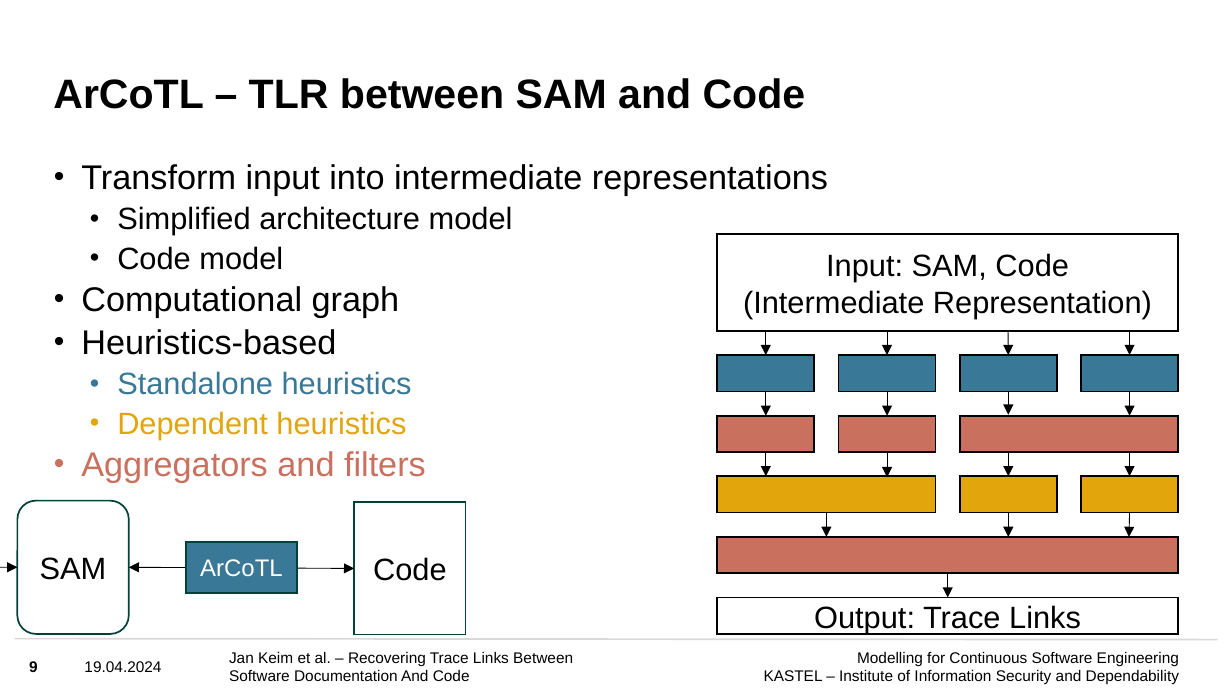
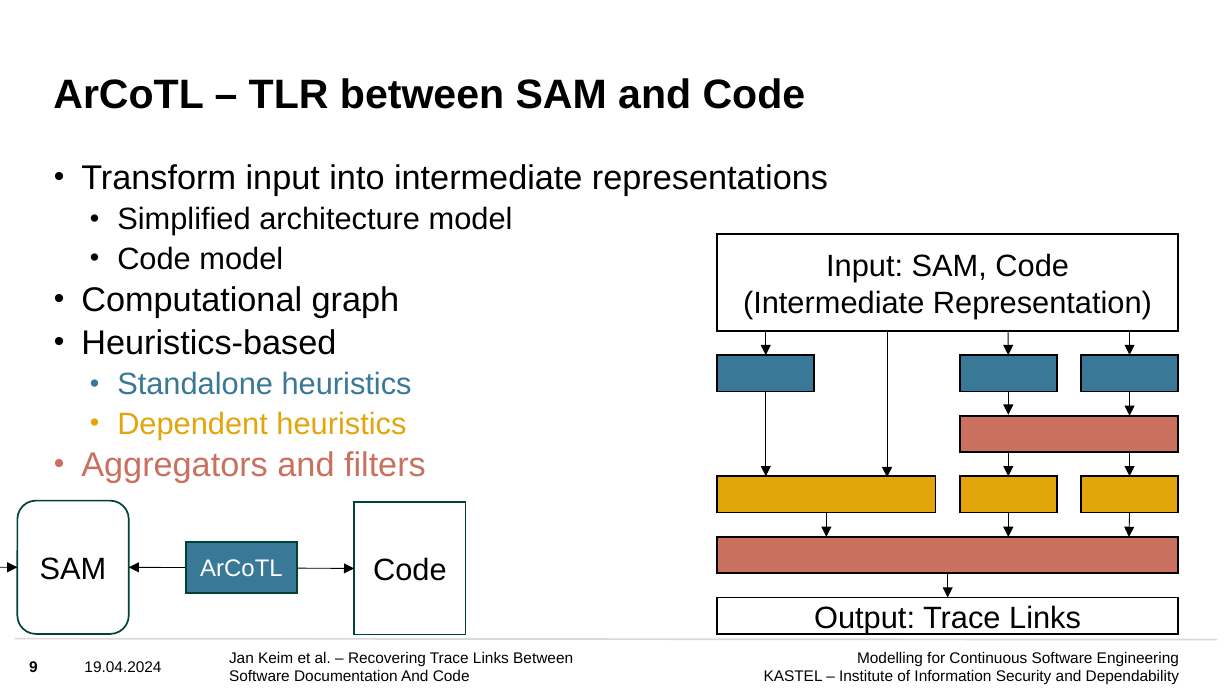
Before and after one commit to ardoco/ardoco.github.io, a slide deck: slide 9 of c/icse24/presentation_icse24.pptx. Drawn at 1232x693 pixels with LibreOffice and Linux fonts; fonts in the diff are those of the drawing; background and template pictures are left out. Boxes give left, top, right and bottom in pixels: in the first picture for what was removed or moved away, otherwise in the second. Text is boxed around its words. In the diff, an @@ line names an element or a change of style, - is before the commit and + after.

```diff
--- a/c/icse24/presentation_icse24.pptx
+++ b/c/icse24/presentation_icse24.pptx
@@ rectangle removed at [839, 355, 936, 392] @@
@@ arrow moved from (887, 452) - (887, 477) to (887, 331) - (887, 477) @@
@@ arrow removed from (887, 333) to (887, 355) @@
@@ rectangle removed at [717, 416, 814, 453] @@
@@ arrow moved from (766, 452) - (766, 477) to (766, 392) - (766, 477) @@
@@ arrow removed from (766, 392) to (766, 416) @@
@@ rectangle removed at [839, 416, 936, 453] @@
@@ arrow removed from (887, 392) to (887, 416) @@
```
Also in this commit, not shown: 1 other slide changed, 1 other file.
